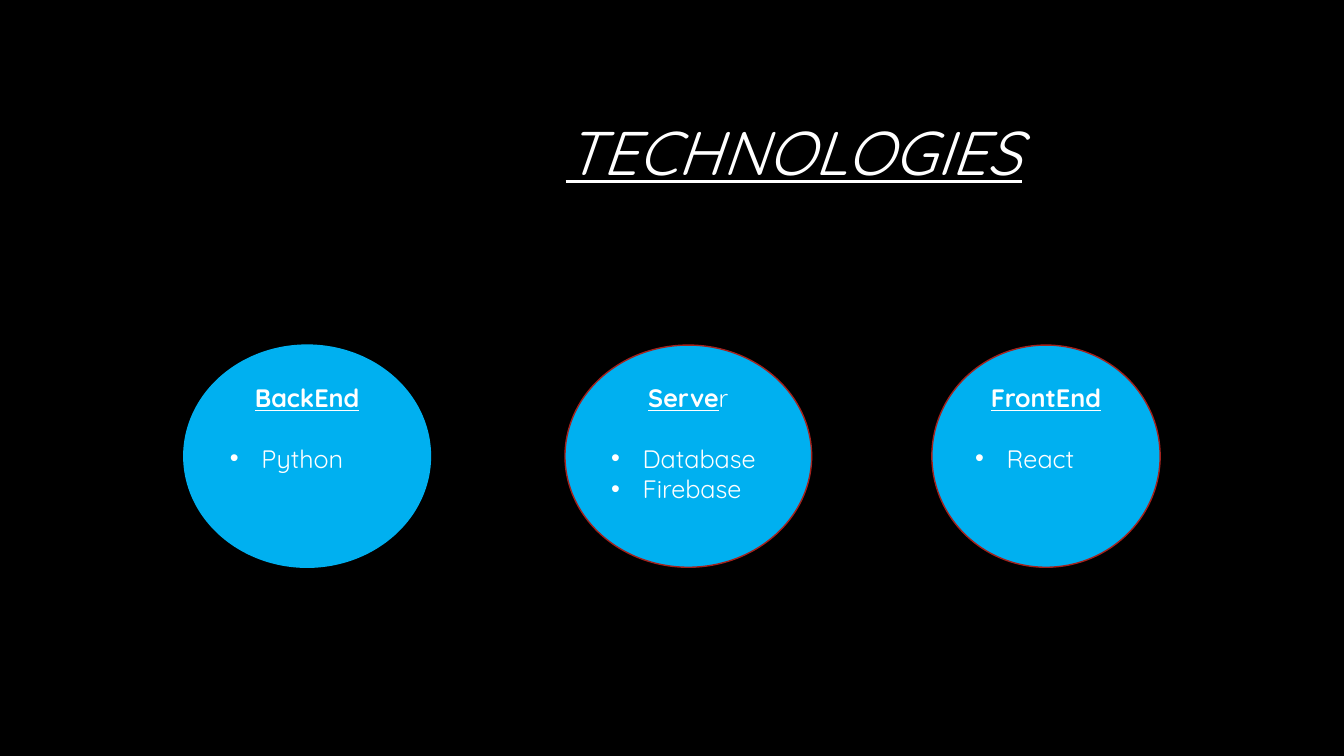
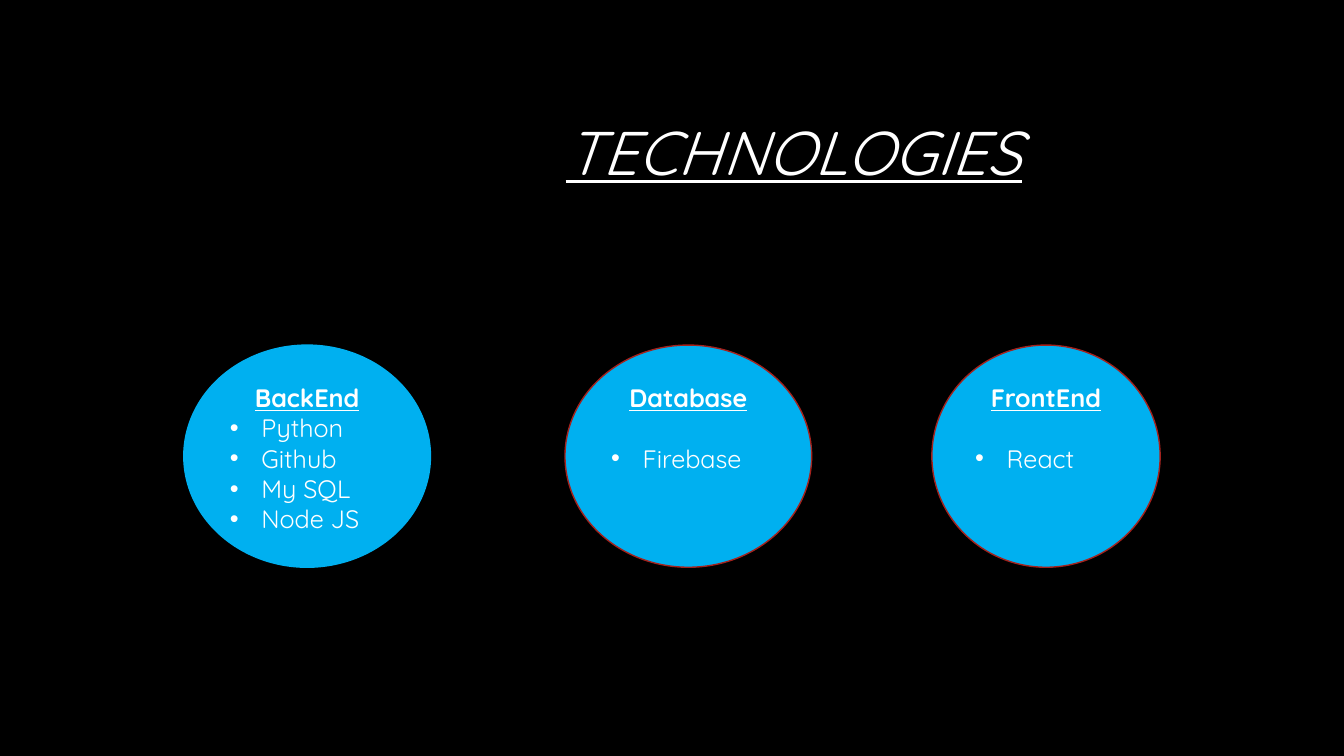
Before and after one commit to braucalderon/trackingPredictionSystem, a slide deck: slide 4 of Presentation/RAILWAY Presentation2.pptx. Drawn at 1344x756 pixels with LibreOffice and Linux fonts; fonts in the diff are those of the drawing; background and template pictures are left out. Boxes give left, top, right and bottom in pixels: in the first picture for what was removed or moved away, otherwise in the second. Text is boxed around its words. In the diff, an @@ line names an element or a change of style, - is before the commit and + after.

```diff
--- a/Presentation/RAILWAY Presentation2.pptx
+++ b/Presentation/RAILWAY Presentation2.pptx
@@ text in ellipse at [629, 388, 747, 411]: bold on, underline on in "Database"; alignment left to centre; bullet • to none @@
@@ text in ellipse at [648, 389, 728, 411]: paragraph removed @@
-Server
@@ text in ellipse at [261, 441, 360, 529]: paragraphs added @@
+• Github
+• My SQL
+• Node JS
```
Also in this commit, not shown: 1 other slide changed, 1 slide added.
